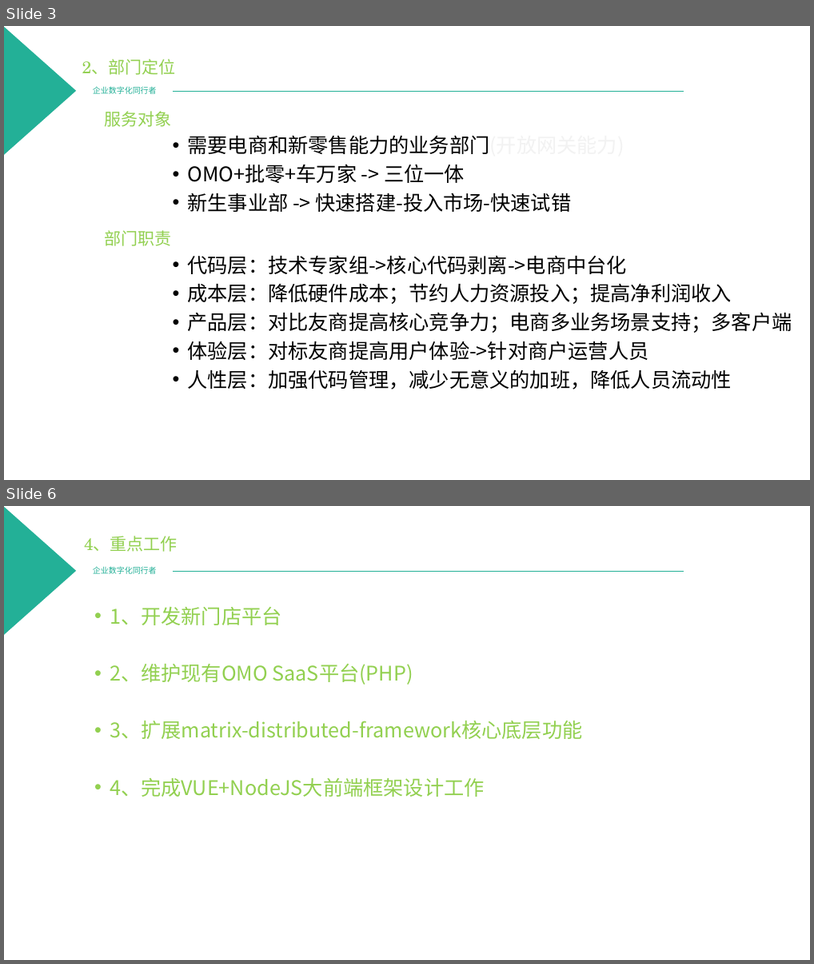
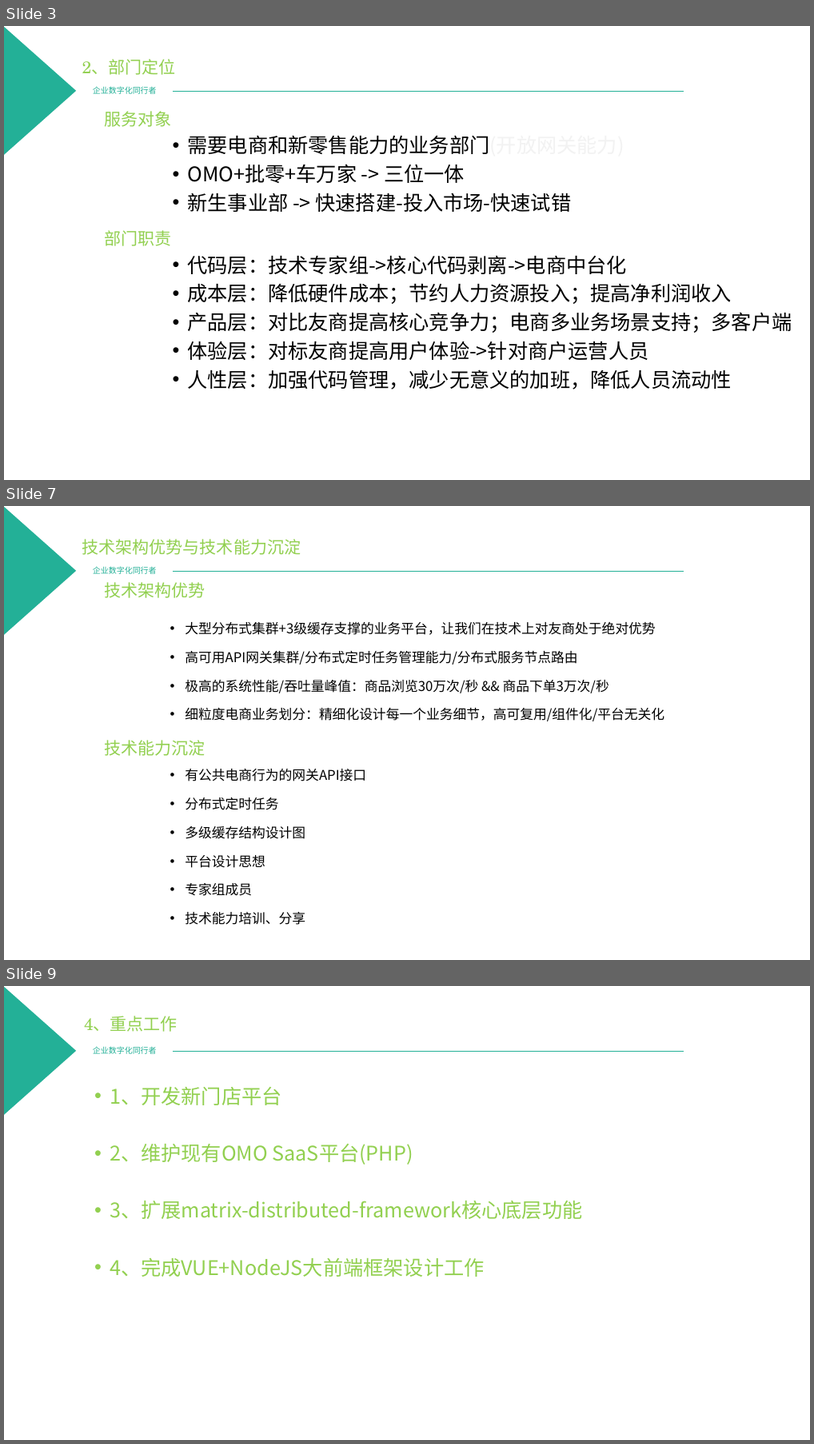
Before and after one commit to PowerYangcl/company-docment, a slide deck: 中企动力/2019年电商中台发展规划 - 杨成琳.pptx. Shown one above the other, each under a label of ours: slides 3 and 6 before the commit, slides 3, 7 and 9 after it; the slides between them are not shown. The pictures are 814x964 and 814x1444 pixels, drawn with LibreOffice and Linux fonts; fonts in the diff are those of the drawing; background and template pictures are left out. Boxes give left, top, right and bottom in pixels: in the first picture for what was removed or moved away, otherwise in the second. Text is boxed around its words. In the diff, an @@ line names an element or a change of style, - is before the commit and + after.

```diff
--- a/中企动力/2019年电商中台发展规划 - 杨成琳.pptx
+++ b/中企动力/2019年电商中台发展规划 - 杨成琳.pptx
@@ slide 7 added at <box>4,506,810,960</box>, background #FFFFFF; not listed: 3 template elements that a slide beside it also shows @@
@@ text added at <box>82,539,301,555</box>, 20 pt, text #92D050 @@
+技术架构优势与技术能力沉淀
@@ text added at <box>105,582,206,598</box>, 20 pt, text #92D050 @@
+技术架构优势
@@ text added at <box>185,622,665,721</box>, 16 pt, text #000000 @@
+• 大型分布式集群+3级缓存支撑的业务平台，让我们在技术上对友商处于绝对优势
+• 高可用API网关集群/分布式定时任务管理能力/分布式服务节点路由
+• 极高的系统性能/吞吐量峰值：商品浏览30万次/秒 && 商品下单3万次/秒
+• 细粒度电商业务划分：精细化设计每一个业务细节，高可复用/组件化/平台无关化
@@ text added at <box>105,740,206,756</box>, 20 pt, text #92D050 @@
+技术能力沉淀
@@ text added at <box>185,768,366,924</box>, 16 pt, text #000000 @@
+• 有公共电商行为的网关API接口
+• 分布式定时任务
+• 多级缓存结构设计图
+• 平台设计思想
+• 专家组成员
+• 技术能力培训、分享
@@ what was slide 6 is now slide 9 @@
```
Also in this commit, not shown: 3 slides changed, 2 other slides added.
